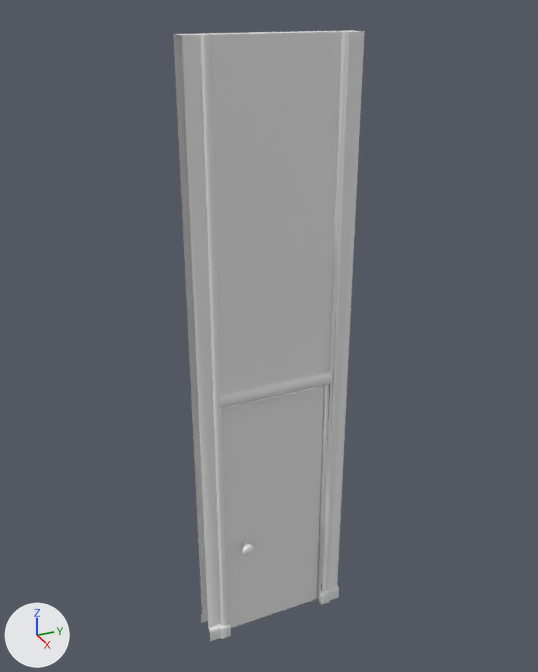
The FBX model Sneak and Seek/Assets/Meshes/SM_Wall__Door.fbx as it was, and as the next commit left it.
The view is the same before and after, from a 50 mm lens placed at (14.44, -6.57, 15.67), pointed at (-0.35, 0.08, 8.28). The lights are fixed; the arrows at lower left show +X, +Y and +Z. Where no turn or scale is listed for an object, it has been applied to the vertices. Vertices at the same position are counted once.

Script lines for the objects in view, before the commit:
```python
me_mesh = bpy.data.meshes.new('Mesh')
me_mesh.from_pydata(...)  # 276 vertices, 443 faces; spans x -0.4..0.4, y -1.9..1.9, z 0.0..15.0
me_mesh_001 = bpy.data.meshes.new('Mesh.001')
me_mesh_001.from_pydata(...)  # 162 vertices, 292 faces; spans x -0.5..0.51, y -1.35..1.35, z 0.0..6.88
ob_door = bpy.data.objects.new('Door', me_mesh_001)
ob_door.location = (0.0, 0.0, 0.0)
ob_wall = bpy.data.objects.new('Wall', me_mesh)
ob_wall.location = (0.0, 0.0, 0.0)
```
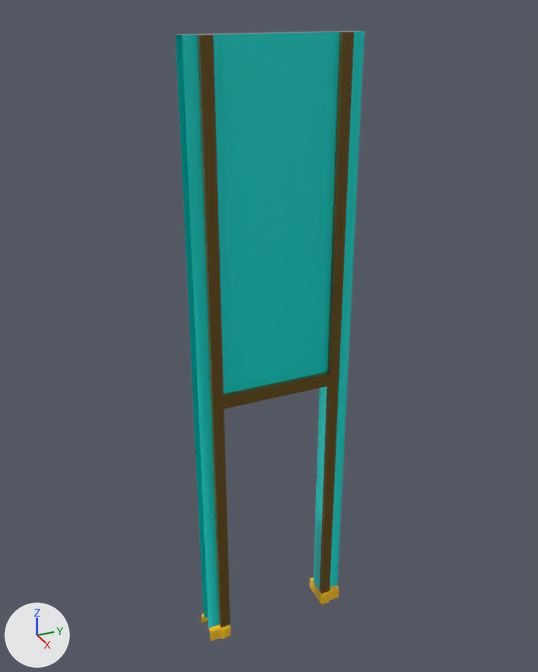
Where the change shows, as pixel boxes [x1, y1, x2, y2] in the pictures (538 x 672 px):
'Wall', reshaped
    before: [173, 30, 365, 641]
    after: [175, 31, 365, 641]
'Door', deleted
    before: [222, 386, 324, 628]
part 1 of me_mesh, cut back
    before: [173, 30, 358, 633]
    after: [175, 31, 358, 633]
part 2 of me_mesh, recoloured (grey to cyan)
    both: [182, 31, 365, 628]
part 3 of me_mesh, recoloured (grey to yellow)
    both: [201, 585, 339, 641]

What the commit changed:
Material 'Material #38' (mat_material__38) is new.
Its base color is (0.142, 0.0781, 0.0037) (brown #694f0c).
Its roughness is 0.0.
Material 'Material #36' (mat_material__36) is new.
Its base color is (1.0, 0.58, 0.00775) (yellow #ffc815).
Its roughness is 0.0.
Material 'Material #37' (mat_material__37) is new.
Its base color is (0.0, 0.0, 0.0) (black #000000).
Its roughness is 0.0.
Material 'Material #35' (mat_material__35) is new.
Its base color is (0.0, 0.745, 0.678) (cyan #00e0d7).
Its roughness is 0.0.
me_mesh is used by ob_wall; location (0.0, 0.0, 0.0).
me_mesh had 276 vertices, 443 faces and spanned x -0.4..0.4, y -1.9..1.9, z 0.0..15.0.
me_mesh now has 181 vertices, 296 faces and spans x -0.4..0.4, y -1.9..1.9, z 0.0..15.0.
Part 1, on me_mesh:
133 vertices are removed from x -0.3..0.3, y -1.9..1.9, z 0.0..15.0.
367 faces are deleted.
7 vertices move within x -0.3..0.3, y -1.6..1.6, z 0.0..7.3.
32 vertices are added at x -0.1..0.4, y -1.9..1.9, z 0.4..15.0.
6 new vertices lie (0.0, -2.8, 0.0) away from vertices in x 0.4, y 1.4, z 7.0..7.3.
120 new faces join them, mat_material__36 (yellow #ffc815).
49 new faces join them, mat_material__35 (cyan #00e0d7).
6 new faces join them, mat_material__37 (black #000000).
45 new faces join them, mat_material__38 (brown #694f0c).
me_mesh part 2: 11 faces spanning x 0.2..0.4, y -1.9..1.9, z 0.4..15.0 switch from no material to mat_material__35 (cyan #00e0d7).
me_mesh part 3: 72 faces spanning x -0.4..0.4, y -1.9..1.9, z 0.0..0.4 switch from no material to mat_material__36 (yellow #ffc815).
me_mesh now uses material mat_material__37 (black #000000).
me_mesh now uses material mat_material__38 (brown #694f0c).
Object 'Door' (ob_door) is deleted.
